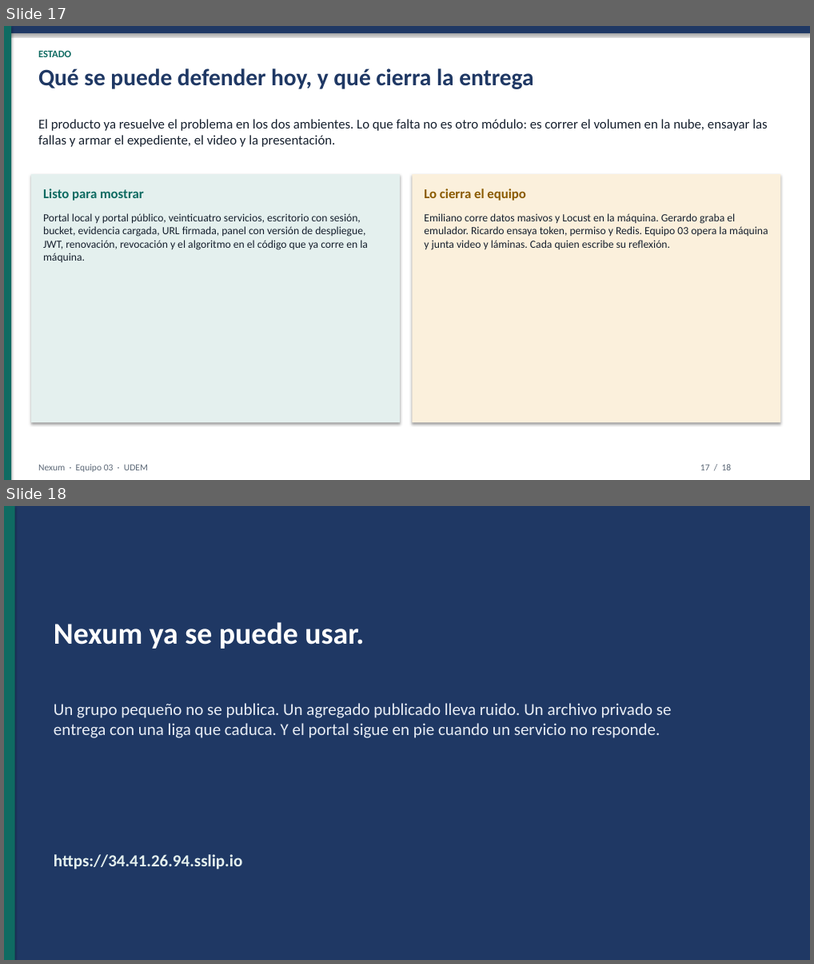
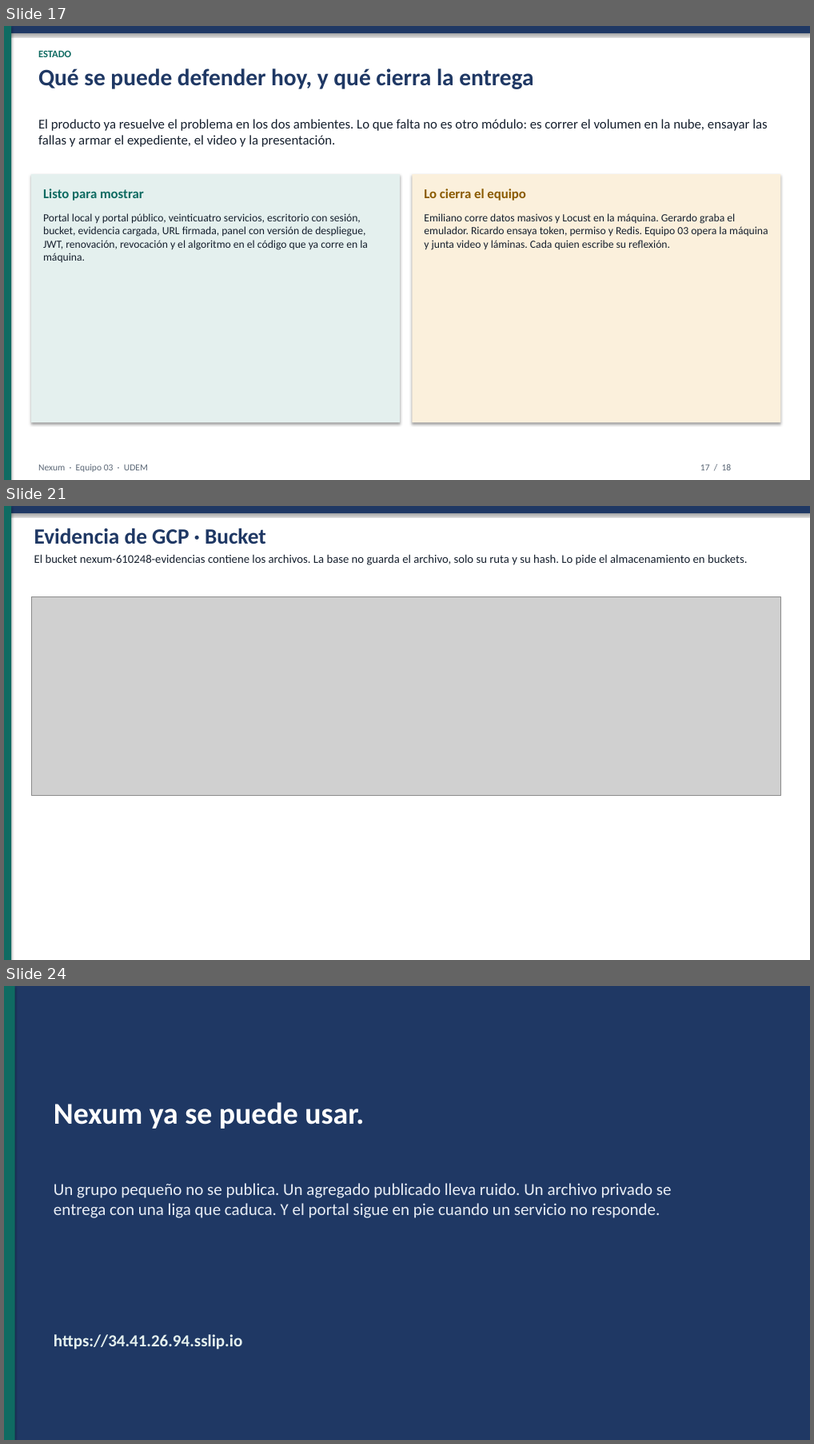
Before and after one commit to JuanPRamos2/IAC, a slide deck: Equipo03_SegundoParcial/codigo/docs/Nexum_Equipo03_Presentacion.pptx. Shown one above the other, each under a label of ours: slides 17 and 18 before the commit, slides 17, 21 and 24 after it; the slides between them are not shown. The pictures are 814x964 and 814x1444 pixels, drawn with LibreOffice and Linux fonts; fonts in the diff are those of the drawing; grey boxes stand for pictures. Boxes give left, top, right and bottom in pixels: in the first picture for what was removed or moved away, otherwise in the second. Text is boxed around its words. In the diff, an @@ line names an element or a change of style, - is before the commit and + after.

```diff
--- a/Equipo03_SegundoParcial/codigo/docs/Nexum_Equipo03_Presentacion.pptx
+++ b/Equipo03_SegundoParcial/codigo/docs/Nexum_Equipo03_Presentacion.pptx
@@ slide 21 added at [4, 506, 810, 960], background #FFFFFF @@
@@ rectangle added at [4, 506, 810, 513], fill #1F3864 @@
@@ rectangle added at [4, 506, 11, 960], fill #0F6B62 @@
@@ text added at [34, 528, 266, 544], 26 pt, text #1F3864, bold @@
+Evidencia de GCP · Bucket
@@ text added at [34, 554, 748, 565], 14 pt, text #16202E @@
+El bucket nexum-610248-evidencias contiene los archivos. La base no guarda el archivo, solo su ruta y su hash. Lo pide el almacenamiento en buckets.
@@ picture added at [31, 596, 782, 795] @@
@@ what was slide 18 is now slide 24 @@
```
Also in this commit, not shown: 5 other slides added.
